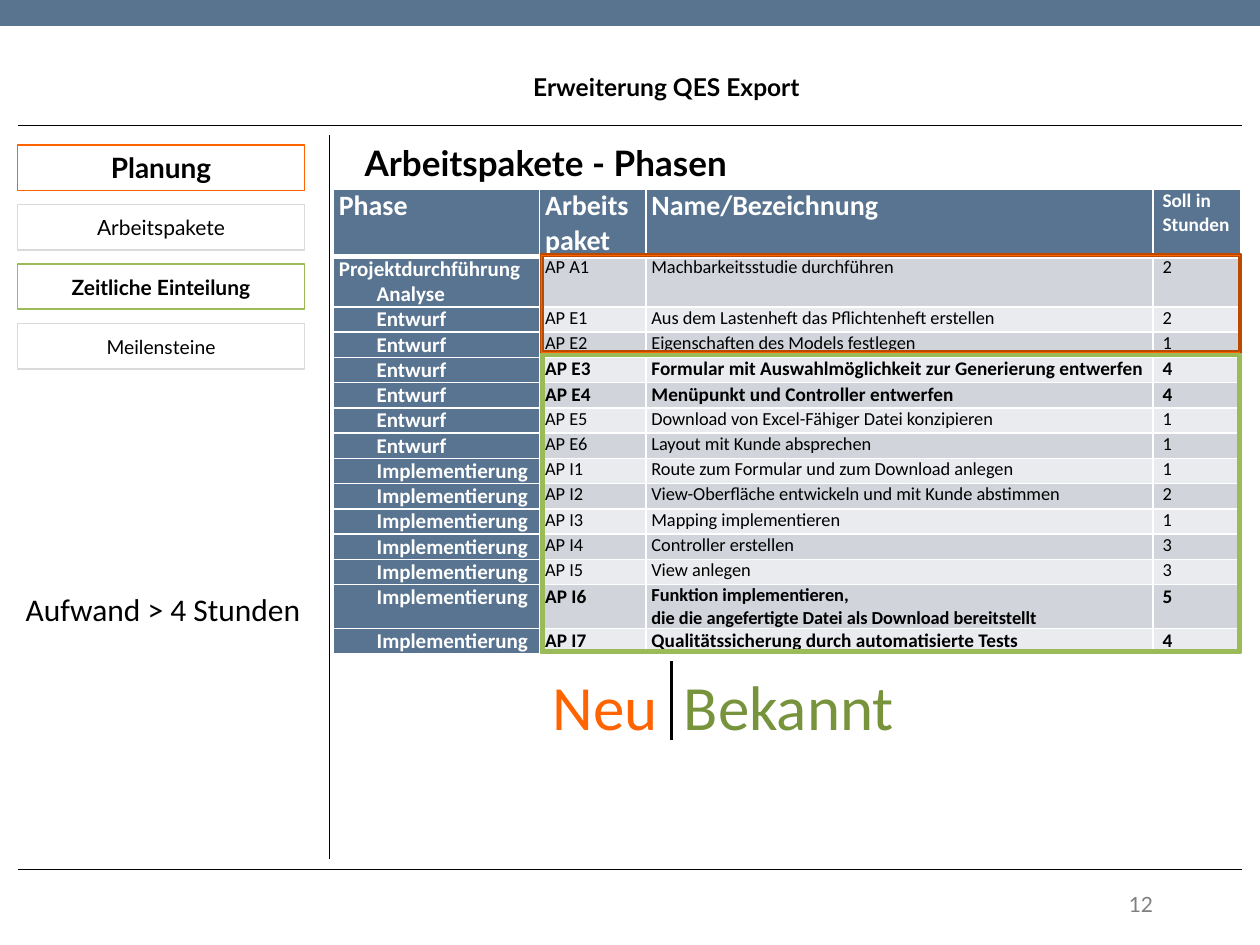
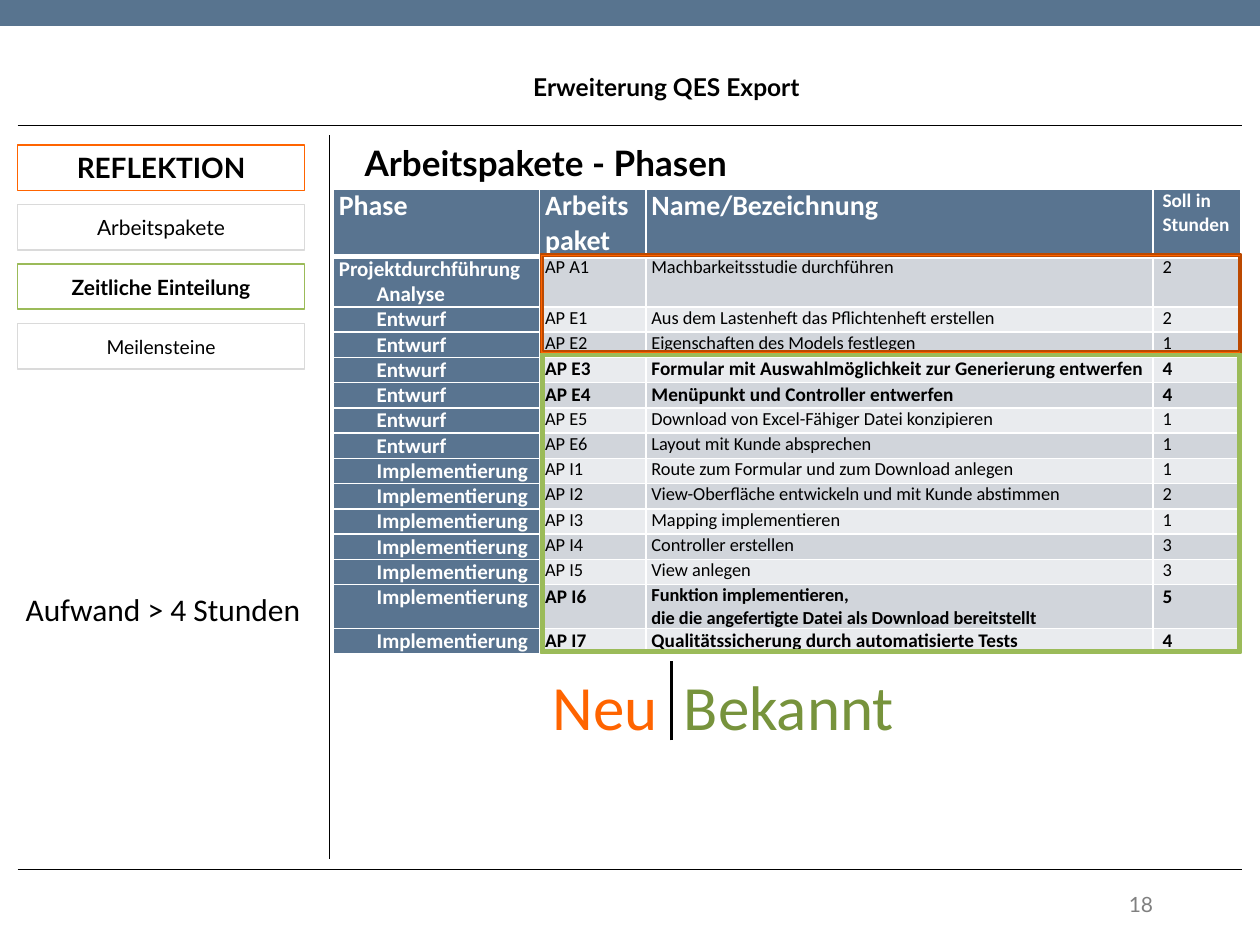
Before and after one commit to TwoHorus/dbExelExportLaravel, a slide deck: slide 18 of DOC/Fachgespraech.pptx (slide 12 before the commit). Drawn at 1260x945 pixels with LibreOffice and Linux fonts; fonts in the diff are those of the drawing; background and template pictures are left out. Boxes give left, top, right and bottom in pixels: in the first picture for what was removed or moved away, otherwise in the second. Text is boxed around its words. In the diff, an @@ line names an element or a change of style, - is before the commit and + after.

```diff
--- a/DOC/Fachgespraech.pptx
+++ b/DOC/Fachgespraech.pptx
@@ text in rectangle at box(77, 157, 246, 179): text changed @@
-Planung
+REFLEKTION
@@ page number at box(1129, 897, 1153, 912): text changed @@
-12
+18
```
Also in this commit, not shown: 1 other slide changed.
